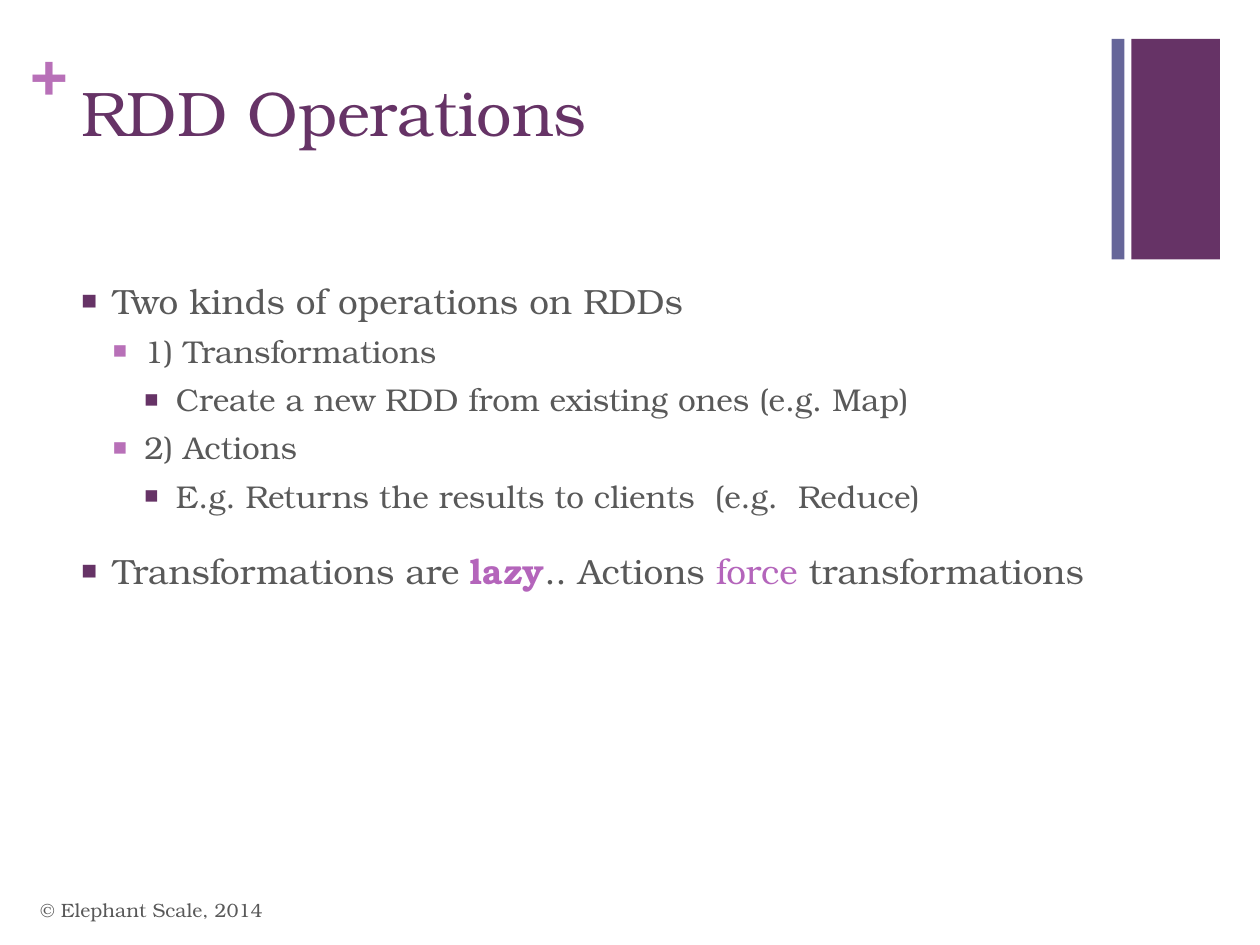
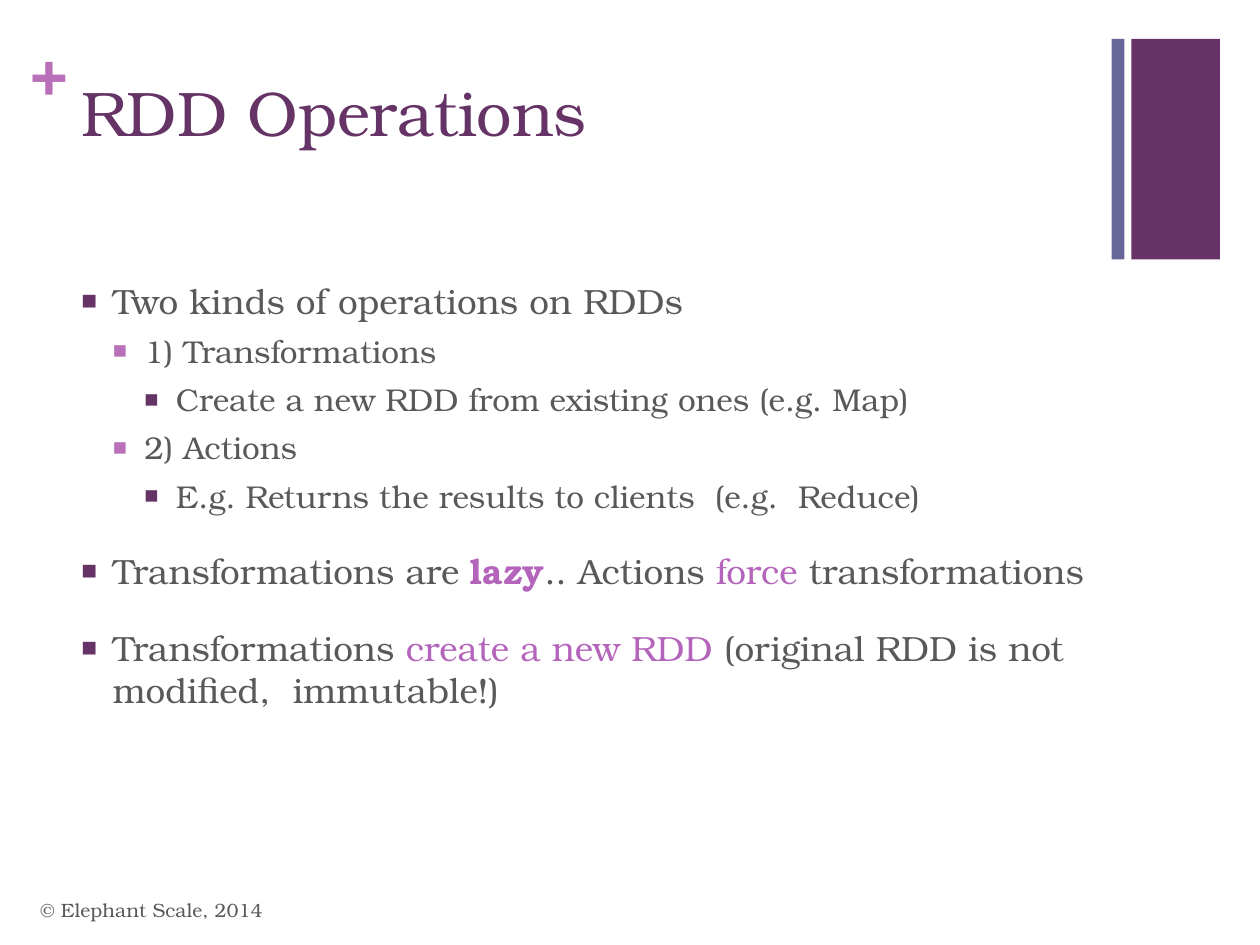
Before and after one commit to mattvinks/spark-labs, a slide deck: slide 19 of slides/02_Spark_Intro.pptx (slide 20 before the commit). Drawn at 1260x945 pixels with LibreOffice and Linux fonts; fonts in the diff are those of the drawing. Boxes give left, top, right and bottom in pixels: in the first picture for what was removed or moved away, otherwise in the second. Text is boxed around its words. In the diff, an @@ line names an element or a change of style, - is before the commit and + after.

```diff
--- a/slides/02_Spark_Intro.pptx
+++ b/slides/02_Spark_Intro.pptx
@@ text at [113, 635, 1063, 708]: paragraph added @@
+■ Transformations create a new RDD (original RDD is not modified, immutable!)
```
Also in this commit, not shown: 5 other slides changed, 4 slides added, 1 slide removed, 16 other files.
